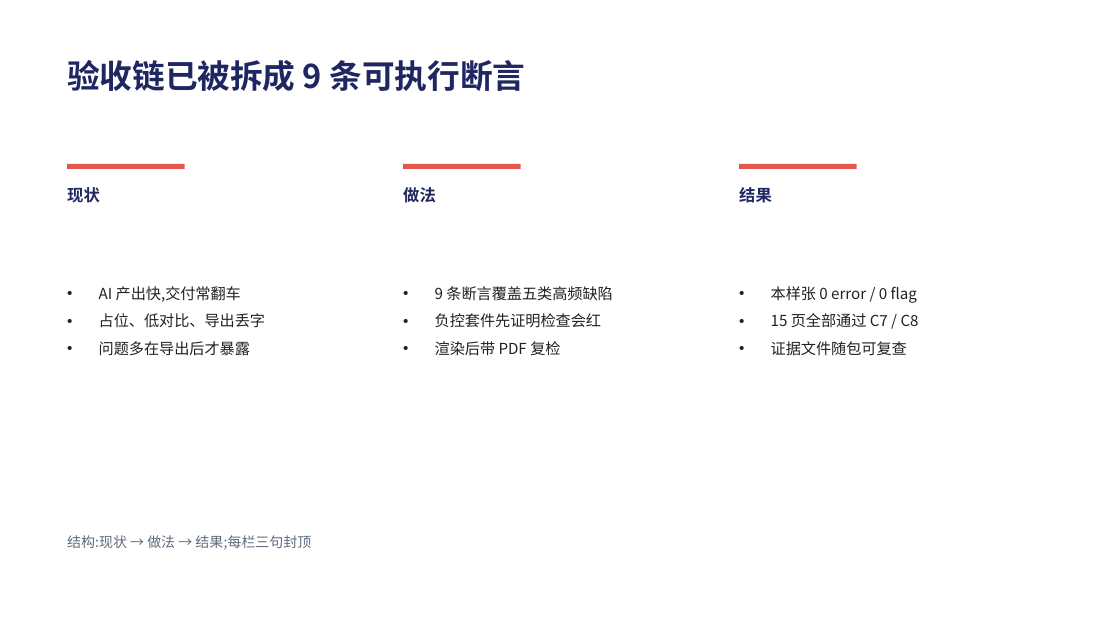
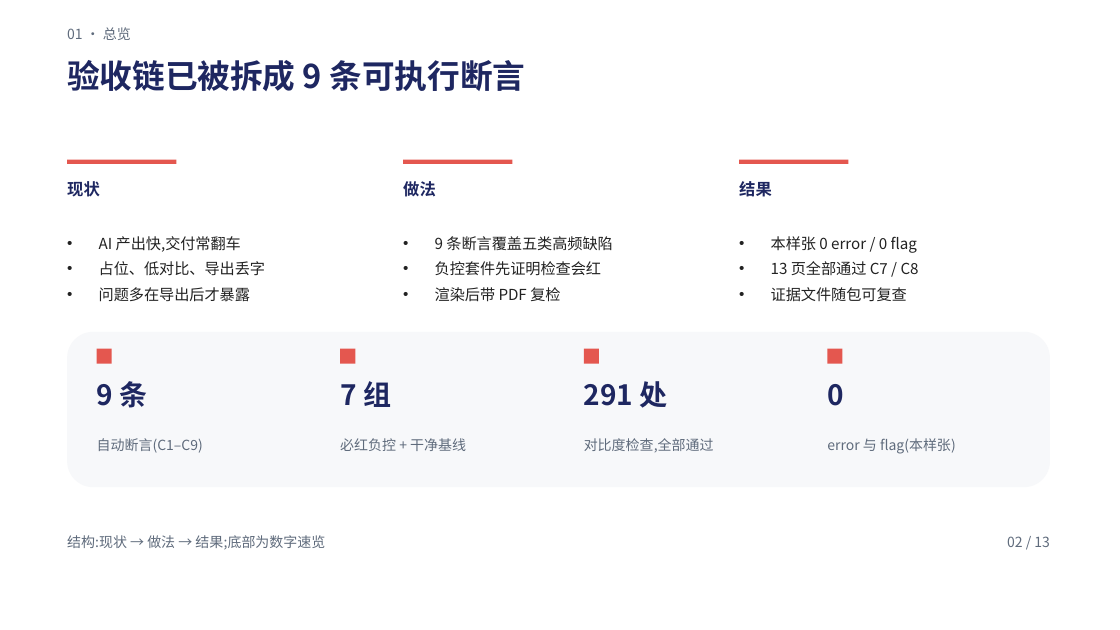
Before and after one commit to Tlaven/skill-repo, a slide deck: slide 2 of pptx-delivery/examples/acceptance-sample/deck.pptx. Drawn at 1120x630 pixels with LibreOffice and Linux fonts; fonts in the diff are those of the drawing. Boxes give left, top, right and bottom in pixels: in the first picture for what was removed or moved away, otherwise in the second. Text is boxed around its words. In the diff, an @@ line names an element or a change of style, - is before the commit and + after.

Commit message:
feat(pptx-delivery): 按作者语境重做示例——单页信息密度(13 页,每页 ≥3 模块)
- 纠正"丰富"的理解(脚手架 v0.1):丰富 = 单页组件密度 × 信息具体度(信息图 / 咨询 exhibit),
  不是"每页一个极简原型";新增通例 13、修订底层观察 5,标注作者二次指正为触发
- 示例重做:13 页,每页 ≥3 模块 —— 章节栏 + 页码 + 锚线之外,页内叠数字带 / 阈值来源栏 /
  图例 / 5 行命令表 / 标签层 / 6 个 KPI 瓦片 / VS 徽章 / 证据条 / 用法表 / 行动 chip;
  新增环形图(sharp 生成)与点阵纹理;数字随实际断言值更新(291 处对比度)
- validate PASSED;两层断言 0/0(13 页,C5 checked=291);CHECK.md 重写(模块组成表 + 13 页口径)
- 清理:柱图页已被环形图替代,移除孤儿资源 assets/chart-bars.png 与生成代码

```diff
--- a/pptx-delivery/examples/acceptance-sample/deck.pptx
+++ b/pptx-delivery/examples/acceptance-sample/deck.pptx
@@ text added at [67, 27, 131, 40], 12 pt, text #5F6B7C @@
+01 · 总览
@@ rectangle: place and size @@
-rectangle at [67, 164, 185, 169]
+rectangle at [67, 160, 176, 164]
@@ rectangle: place and size @@
-rectangle at [403, 164, 521, 169]
+rectangle at [403, 160, 513, 164]
@@ 3 texts: place and size @@
-3 texts at [67, 187, 772, 203]
+3 texts at [67, 181, 772, 197]
@@ rectangle: place and size @@
-rectangle at [739, 164, 857, 169]
+rectangle at [739, 160, 849, 164]
@@ text "AI 产出快,交付常翻车": place and size @@
-text "AI 产出快,交付常翻车" at [99, 286, 265, 356]
+text "AI 产出快,交付常翻车" at [99, 236, 265, 302]
@@ text "AI 产出快,交付常翻车" at [99, 236, 265, 302]: less space between paragraphs @@
@@ text "9 条断言覆盖五类高频缺陷" at [435, 236, 612, 302]: less space between paragraphs @@
@@ text "9 条断言覆盖五类高频缺陷": place and size @@
-text "9 条断言覆盖五类高频缺陷" at [435, 286, 612, 356]
+text "9 条断言覆盖五类高频缺陷" at [435, 236, 612, 302]
@@ text "本样张 0 error / 0 ...": place and size @@
-text "本样张 0 error / 0 ..." at [771, 286, 919, 356]
+text "本样张 0 error / 0 ..." at [771, 236, 919, 302]
@@ text at [771, 236, 917, 302]: less space between paragraphs @@
@@ text at [771, 261, 919, 275]: text changed @@
-• 15 页全部通过 C7 / C8
+• 13 页全部通过 C7 / C8
@@ rounded rectangle added at [67, 332, 1050, 487], fill #F7F8FA @@
@@ rectangle added at [97, 349, 112, 364], fill #E4574F @@
@@ rectangle added at [340, 349, 355, 364], fill #E4574F @@
@@ rectangle added at [584, 349, 599, 364], fill #E4574F @@
@@ rectangle added at [828, 349, 843, 364], fill #E4574F @@
@@ text added at [97, 381, 147, 408], 24 pt, text #1E2761, bold @@
+9 条
@@ text added at [340, 381, 391, 407], 24 pt, text #1E2761, bold @@
+7 组
@@ text added at [584, 381, 668, 408], 24 pt, text #1E2761, bold @@
+291 处
@@ text added at [827, 384, 844, 406], 24 pt, text #1E2761, bold @@
+0
@@ text added at [97, 438, 203, 453], 12 pt, text #5F6B7C @@
+自动断言(C1–C9)
@@ text added at [340, 438, 466, 451], 12 pt, text #5F6B7C @@
+必红负控 + 干净基线
@@ text added at [584, 438, 714, 452], 12 pt, text #5F6B7C @@
+对比度检查,全部通过
@@ text added at [827, 438, 956, 454], 12 pt, text #5F6B7C @@
+error 与 flag(本样张)
@@ text at [67, 535, 325, 550]: text changed @@
-结构:现状 → 做法 → 结果;每栏三句封顶
+结构:现状 → 做法 → 结果;底部为数字速览
@@ text added at [1007, 536, 1050, 547], 12 pt, text #5F6B7C @@
+02 / 13
```
Also in this commit, not shown: 11 other slides changed, 1 slide added, 3 slides removed, 23 other files.
